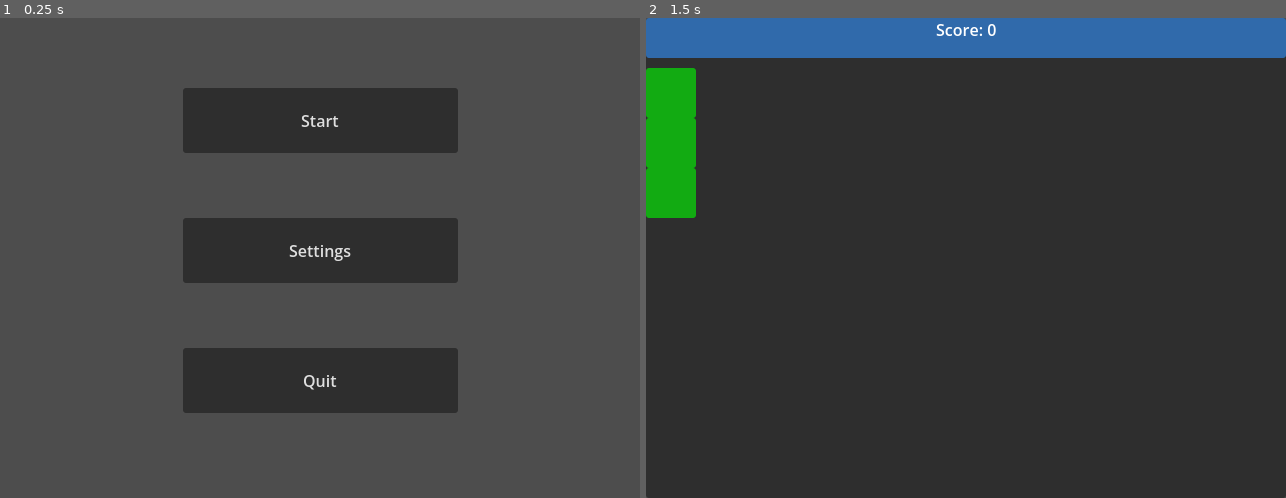
Above: before the commit, frames 1-2 (left to right).
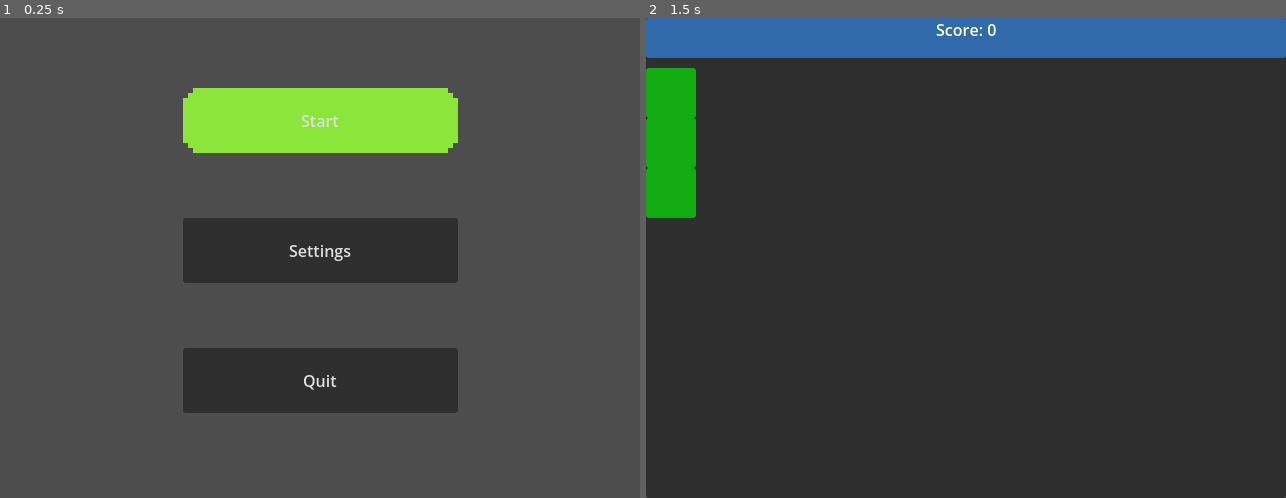
Above: after the commit, the same moments.

Repository: WyattHapper/MACS-Hackathon-2026
Game: Godot game, scene res://MainMenu/main_menu.tscn
Same seed, same stepped clock (60 frames per second), same inputs: the game is played once before the commit and once after it.
Inputs:
- Up to frame 1 (0.25 s): no input
- Up to frame 2 (1.5 s): click "Start" at 0.5 s; tap Enter at 1.25 s; hold D (move_right) from 1.28 s (still down)

The runs differ from the first frame. In frame 1, 5.8% of the frame differs, in the area x 28-72%, y 14-29%; in frame 2, nothing differs.

Commit message:
Changes to menu

Diff:
--- a/hackathon-2026/MainMenu/main_menu.tscn
+++ b/hackathon-2026/MainMenu/main_menu.tscn
@@ -1,6 +1,10 @@
 [gd_scene format=3 uid="uid://lg2sp2qtnpiw"]
 
 [ext_resource type="Script" uid="uid://b6xuggf1ahikr" path="res://MainMenu/main_menu.gd" id="1_nhkf3"]
+[ext_resource type="Texture2D" uid="uid://b10uw26wv48b3" path="res://MainMenu/button_background.png" id="2_3w4mj"]
+
+[sub_resource type="StyleBoxTexture" id="StyleBoxTexture_5de1l"]
+texture = ExtResource("2_3w4mj")
 
 [node name="Main Menu" type="Control" unique_id=1497900963]
 layout_mode = 3
@@ -18,6 +22,7 @@
 offset_top = 70.0
 offset_right = 457.5
 offset_bottom = 135.0
+theme_override_styles/normal = SubResource("StyleBoxTexture_5de1l")
 text = "Start"
 
 [node name="Settings Button" type="Button" parent="Control" unique_id=1654204579]
--- a/hackathon-2026/project.godot
+++ b/hackathon-2026/project.godot
@@ -59,4 +59,5 @@
 
 [rendering]
 
+textures/canvas_textures/default_texture_filter=0
 rendering_device/driver.windows="d3d12"
--- /dev/null
+++ b/hackathon-2026/snake_theme.tres
@@ -0,0 +1,3 @@
+[gd_resource type="Theme" format=3 uid="uid://256tali8hvkb"]
+
+[resource]
Binary file added: hackathon-2026/MainMenu/button_background.png
Not shown, added: hackathon-2026/MainMenu/button_background.png.import
Binary file added: hackathon-2026/ThaleahFat.ttf
Not shown, added: hackathon-2026/ThaleahFat.ttf.import
